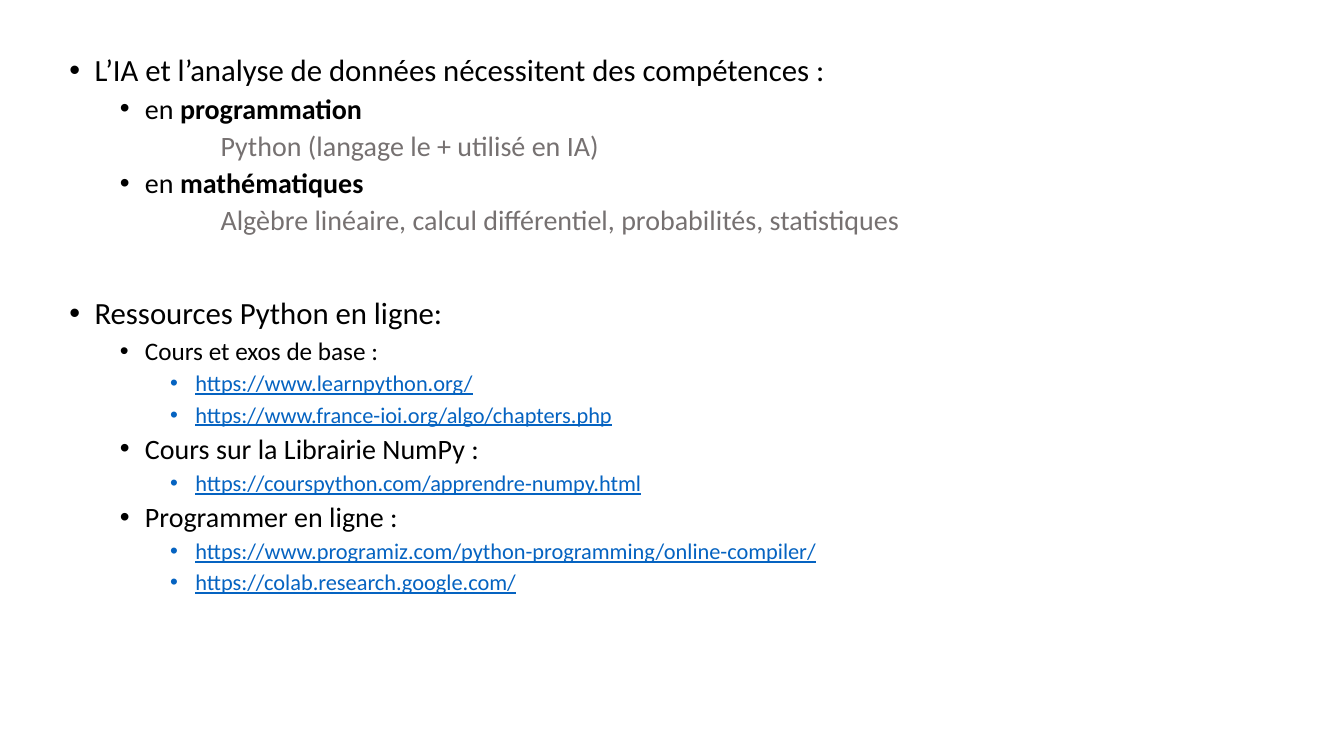
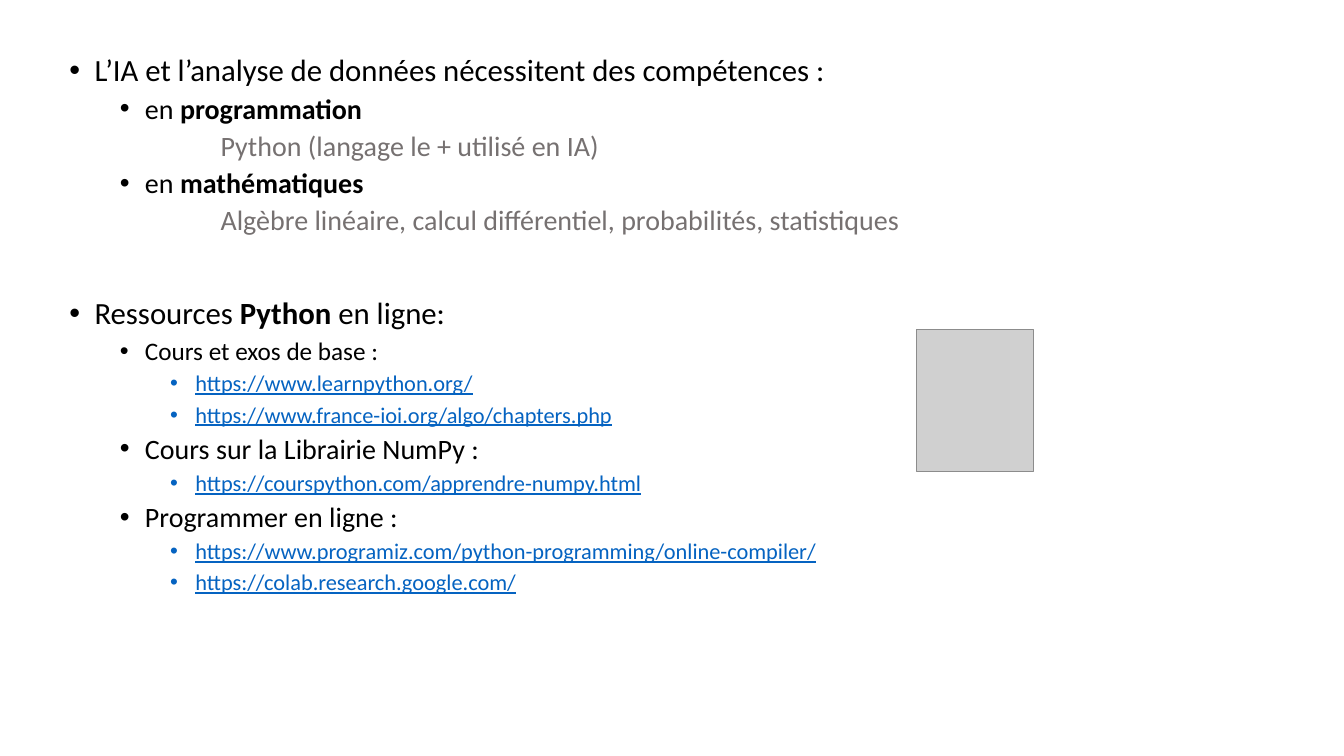
Before and after one commit to jolindien-git/jolindien-git.github.io, a slide deck: slide 7 of Intelligence Artificielle et Analyse de donnees.pptx. Drawn at 1344x756 pixels with LibreOffice and Linux fonts; fonts in the diff are those of the drawing; grey boxes stand for pictures. Boxes give left, top, right and bottom in pixels: in the first picture for what was removed or moved away, otherwise in the second. Text is boxed around its words. In the diff, an @@ line names an element or a change of style, - is before the commit and + after.

```diff
--- a/Intelligence Artificielle et Analyse de donnees.pptx
+++ b/Intelligence Artificielle et Analyse de donnees.pptx
@@ text at (x1=95, y1=302, x2=445, y2=330): bold on in "Python" @@
@@ picture added at (x1=917, y1=330, x2=1033, y2=471) @@
```
Also in this commit, not shown: 6 other slides changed, 1 slide added, 4 slides removed, 2 other files.
